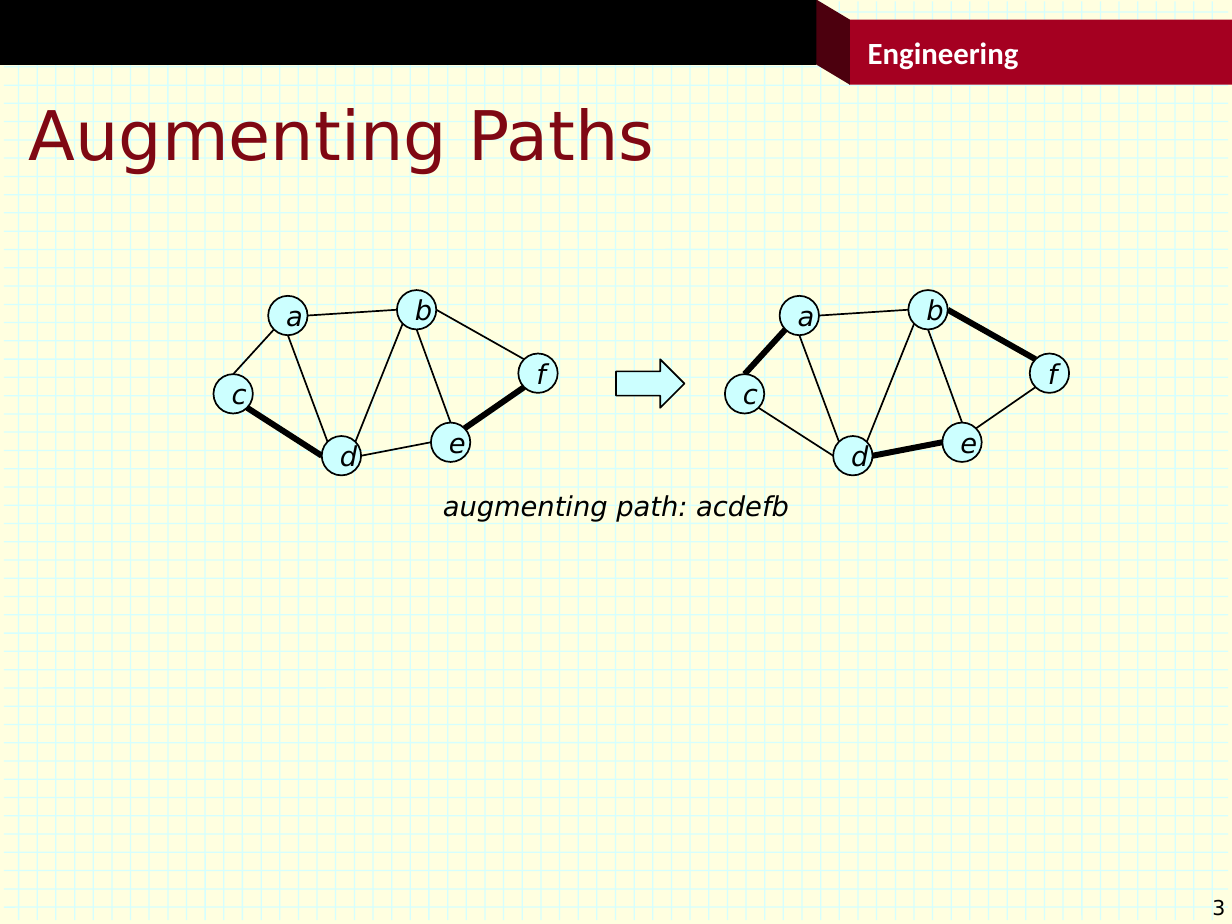
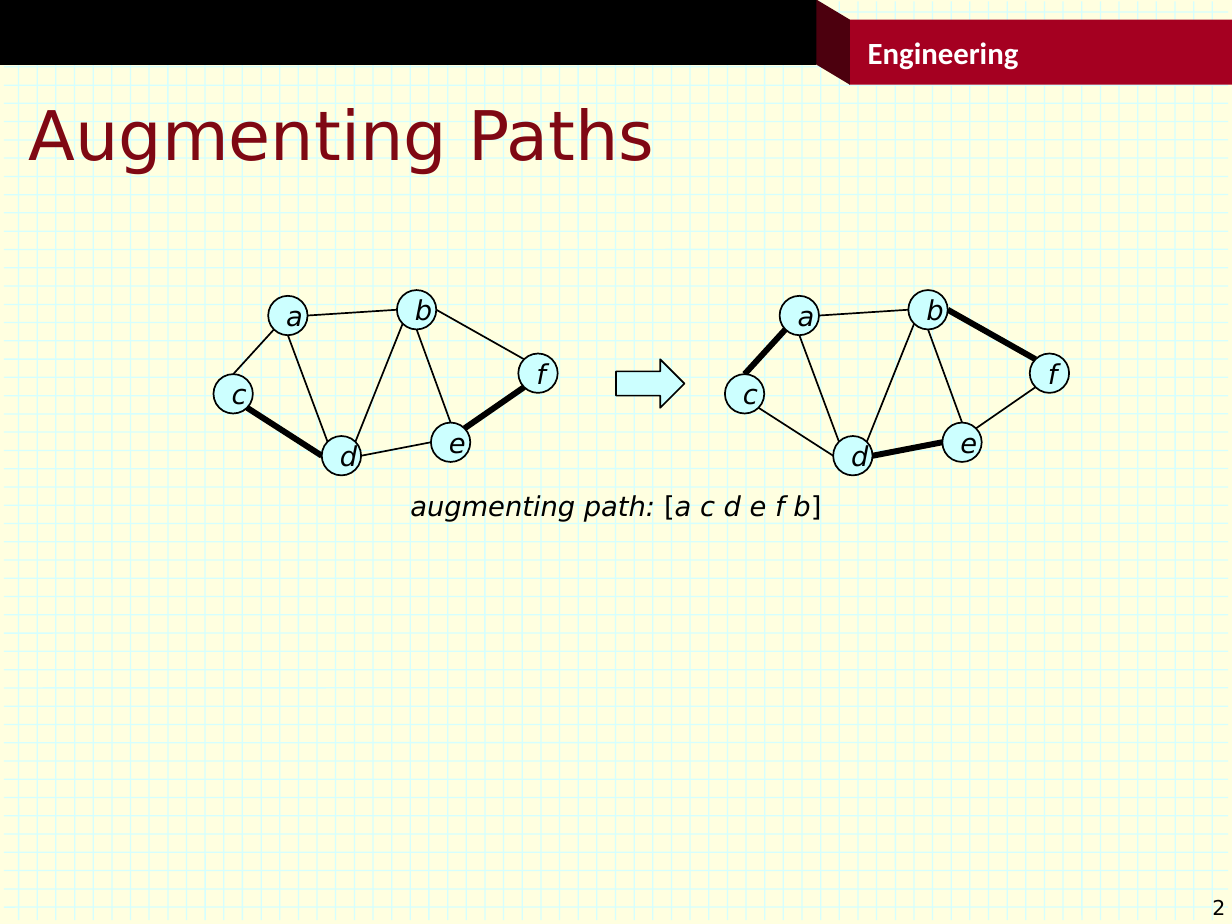
Before and after one commit to jonturner53/gads, a slide deck: slide 2 of graphAlgorithms/match/figs.pptx (slide 3 before the commit). Drawn at 1232x924 pixels with LibreOffice and Linux fonts; fonts in the diff are those of the drawing; background and template pictures are left out. Boxes give left, top, right and bottom in pixels: in the first picture for what was removed or moved away, otherwise in the second. Text is boxed around its words. In the diff, an @@ line names an element or a change of style, - is before the commit and + after.

```diff
--- a/graphAlgorithms/match/figs.pptx
+++ b/graphAlgorithms/match/figs.pptx
@@ text at box(410, 495, 821, 523): text changed @@
-augmenting path: acdefb
+augmenting path: [a c d e f b]
@@ page number at box(1212, 898, 1225, 920): text changed @@
-3
+2
```
Also in this commit, not shown: 4 other slides changed, 1 slide added, 30 other files.
